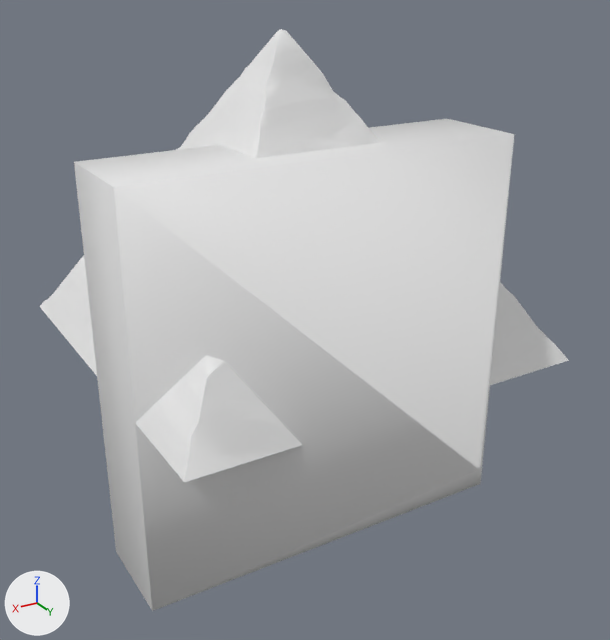
One commit to the FBX model Assets/Stylized_Egypt/Meshes/building/SM_pyramid_03.fbx: the scene before it, then after it.
Rendered twice from a camera (50 mm lens) standing at (88.1, 155.8, 79.6) and looking at (1.6, 11.5, 7.5). Every picture has the same lights, and +X, +Y and +Z are marked at lower left. Where no turn or scale is listed for an object, it has been applied to the vertices.

In view in the first picture: 'SM_pyramid_03', 'SM_pyramid_03_ConvexHulls'.
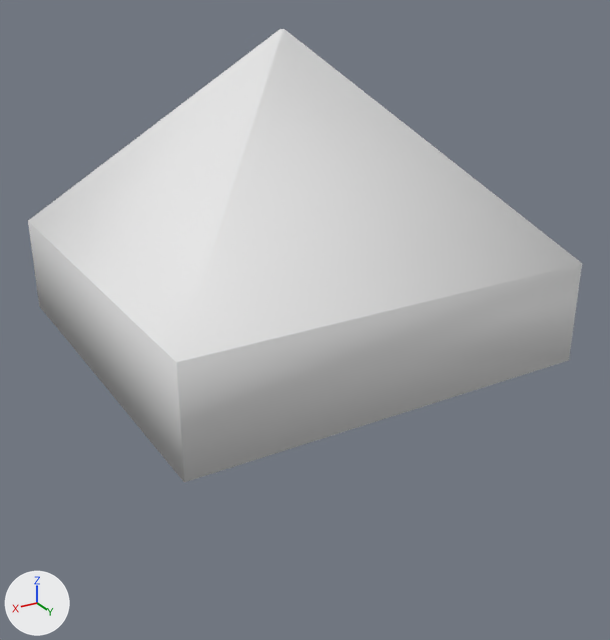
The change, as JSON lines over the scene's bpy script:
```json
{"op": "add", "block": "ob_sm_pyramid_03_convexhulls", "code": "ob_sm_pyramid_03_convexhulls.parent = ob_sm_pyramid_4"}
{"op": "set", "path": "ob_sm_pyramid_03_convexhulls.scale", "old": "(0.01, 0.01, 0.01)", "new": "(1.0, 1.0, 1.0)"}
{"op": "add", "block": "ob_sm_pyramid_4", "code": ["ob_sm_pyramid_4 = bpy.data.objects.new('SM_pyramid_4', None)", "ob_sm_pyramid_4.location = (0.0, 0.0, 0.0)", "ob_sm_pyramid_4.rotation_euler = (1.571, 0.0, 0.0)  # degrees (90, 0, 0)", "ob_sm_pyramid_4.scale = (0.01, 0.01, 0.01)"]}
```

Where the change shows, as pixel boxes (x1, y1, x2, y2) in the pictures (610 x 640 px):
```json
{"object": "SM_pyramid_03_ConvexHulls", "change": "moved, rescaled", "before": [74, 119, 514, 611], "after": [28, 29, 582, 482], "on screen": "26% wider, 8% shorter"}
{"object": "SM_pyramid_03", "change": "unchanged, covered by the edit", "before": [40, 29, 569, 482]}
```
